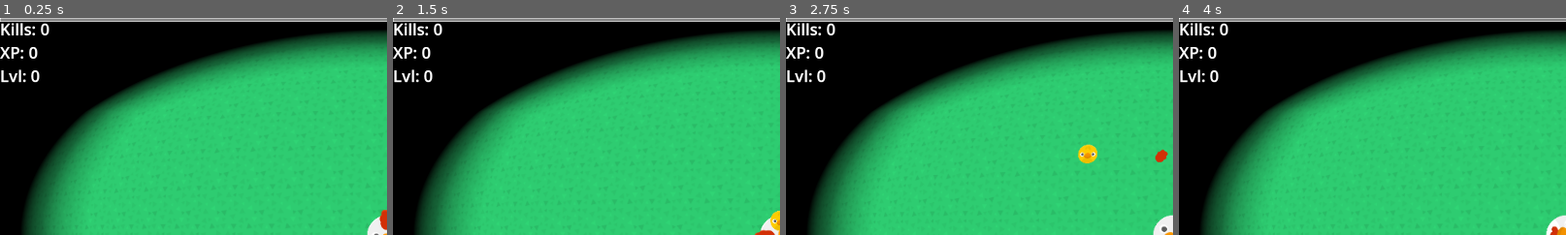
Above: before the commit, frames 1-4 (left to right).
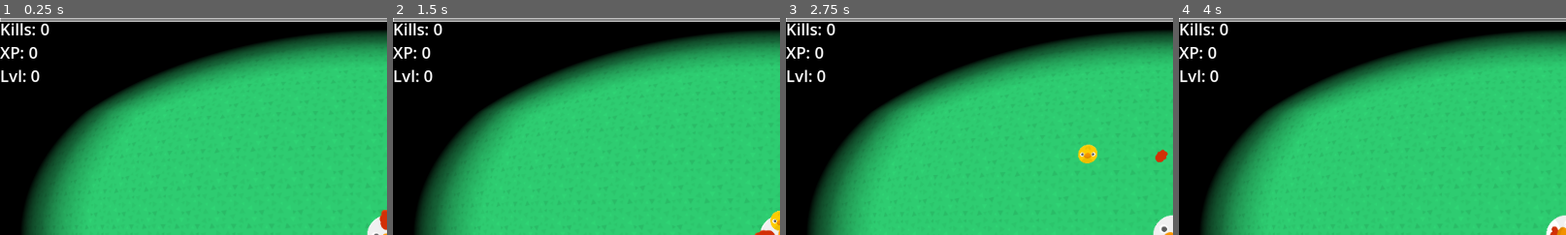
Above: after the commit, the same moments.

Repository: team-faucet/GMTK2024
Game: Godot game, scene res://main.tscn
The game is run twice, just before and just after one commit, with the same random seed, the same clock (stepped at 60 frames per second) and the same inputs.
Inputs (mouse positions are % of the whole screen's width and height, from its top left):
- Up to frame 1 (0.25 s): no input
- Up to frame 2 (1.5 s): tap Enter at 0.5 s; move the mouse to (72, 45) at 0.52 s; hold Right (ui_right) 0.53-1.28 s; click (72, 45) at 0.6 s; move the mouse to (30, 55) at 1.27 s; hold Down (ui_down) from 1.28 s (still down); right-click (30, 55) at 1.35 s
- Up to frame 3 (2.75 s): move the mouse to (60, 28) at 2.02 s; release Down (ui_down) at 2.03 s; hold Right (ui_right) from 2.03 s (still down); click (60, 28) at 2.1 s
- Up to frame 4 (4 s): move the mouse to (45, 70) at 2.77 s; release Right (ui_right) at 2.78 s; hold Up (ui_up) 2.78-3.53 s; right-click (45, 70) at 2.85 s; move the mouse to (80, 65) at 3.52 s; hold Left (ui_left) from 3.53 s (still down); click (80, 65) at 3.6 s
The pictures show only the part of the screen within x 0-50%, y 0-50%; the shares and areas given below are measured in that part.

The runs differ from the first frame. In frame 1, 0.4% of the frame differs, in the area x 0-13%, y 2-30%; in frame 2, 0.4%; in frame 3, 0.4%; in frame 4, 0.4%.

Commit message:
Fixed leveling and removed unnecessary nodes

Diff:
--- a/Scripts/stat_tracker.gd
+++ b/Scripts/stat_tracker.gd
@@ -2,6 +2,7 @@
 
 signal enemy_killed
 signal gained_xp
+signal lvled_up
 
 var enemies_killed : int = 0
 
@@ -18,10 +19,11 @@
 func gain_xp(xp_in : int) -> void:
 	xp_curr += xp_in
 	total_xp += xp_in
-	if (xp_curr > xp_next):
+	if (xp_curr >= xp_next):
 		lvl += 1
 		xp_curr = 0
 		xp_next = get_next_xp()
+		lvled_up.emit()
 	gained_xp.emit()
 
 
--- a/main.tscn
+++ b/main.tscn
@@ -5,8 +5,7 @@
 [ext_resource type="Script" path="res://Scripts/gamelogic.gd" id="3_8xds2"]
 [ext_resource type="PackedScene" uid="uid://btq50rc85pr5g" path="res://Entities/Enemies/bear.tscn" id="4_iwx7t"]
 [ext_resource type="PackedScene" uid="uid://cssbwlouopx56" path="res://UI/hud.tscn" id="5_xefw1"]
-[ext_resource type="PackedScene" uid="uid://cwewglf2dgij" path="res://UI/kill_count_label.tscn" id="5_i63ss"]
-[ext_resource type="PackedScene" uid="uid://b1d7muwnj2yxk" path="res://background.tscn" id="6_ndo83"]
+[ext_resource type="PackedScene" path="res://background.tscn" id="6_ndo83"]
 
 [node name="Main" type="Node2D"]
 
@@ -21,10 +20,6 @@
 [node name="CanvasLayer" type="CanvasLayer" parent="."]
 
 [node name="HUD" parent="CanvasLayer" instance=ExtResource("5_xefw1")]
-anchors_preset = 15
-anchor_bottom = 1.0
-grow_vertical = 2
-[node name="KillCountLabel" parent="CanvasLayer" instance=ExtResource("5_i63ss")]
 
 [node name="Background" parent="." node_paths=PackedStringArray("player") instance=ExtResource("6_ndo83")]
 player = NodePath("../Player")
